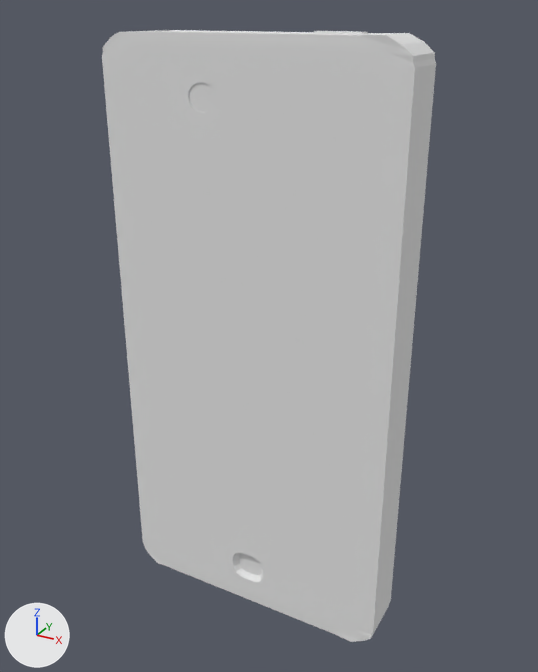
The Blender file phone.blend: old version first, new version second.
Both versions are drawn from a camera (50 mm lens) standing at (3.01, -4.42, 3.81) and looking at (0.53, 0.08, 1.56). Lighting does not change. The marker at lower left points along +X, +Y and +Z.
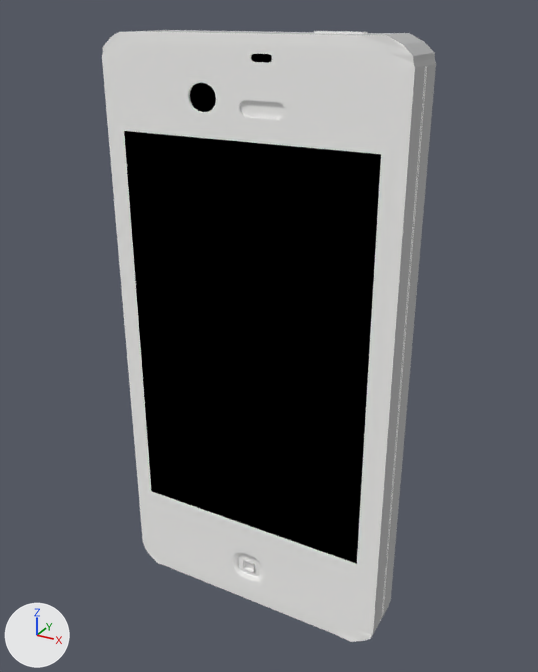
Location of each change, (x1, y1, x2, y2) in pixels of the pictures (538 x 672 px):
```json
{"object": "Cube", "change": "recoloured, reshaped", "before": [102, 30, 436, 642], "after": [102, 30, 436, 642]}
{"part": 1, "of": "me_cube", "change": "built on", "before": [189, 45, 283, 112], "after": [102, 45, 436, 147]}
{"part": 2, "of": "me_cube", "change": "built on", "before": [227, 543, 266, 589], "after": [227, 543, 266, 589]}
{"part": 3, "of": "me_cube", "change": "recoloured", "before": [124, 131, 381, 564], "after": [124, 131, 381, 564], "on screen": "grey to black"}
{"part": 4, "of": "me_cube", "change": "recoloured", "before": [129, 30, 436, 638], "after": [129, 30, 436, 638]}
```

The change, as JSON lines over the scene's bpy script:
```json
{"op": "set", "path": "mat_material.base_color", "old": "(0.8, 0.8, 0.8)", "new": "(1.0, 0.995, 0.981)", "note": "white #e7e7e7 -> white #fffefd"}
{"op": "add", "block": "mat_silver", "code": ["mat_silver = diffuse_material('Silver')", "mat_silver.base_color = (0.507, 0.507, 0.507)  # grey #bdbdbd"]}
{"op": "add", "block": "mat_black", "code": ["mat_black = diffuse_material('bLACK')", "mat_black.base_color = (0.0, 0.0, 0.0)  # black #000000"]}
{"block": "me_cube", "where": "# used by ob_cube; location = (0.0, 0.0, 0.0); scale = (0.625, 0.193, 0.823)"}
{"op": "remove", "block": "me_cube", "code": "me_cube.from_pydata(...)  # 3634 vertices, 3600 faces; spans x -1.0..2.56, y -1.01..1.01, z -0.96..4.48"}
{"op": "add", "block": "me_cube", "code": "me_cube.from_pydata(...)  # 4043 vertices, 4004 faces; spans x -1.0..2.56, y -1.01..1.01, z -0.96..4.48"}
{"block": "me_cube", "change": "me_cube part 1: 8 vertices moved from x 0.21..0.38, y -0.97, z 3.94..4.05 to x 0.12..0.47, y -0.97, z 3.88..4.11; 11 vertices removed from x 0.22..1.16, y -1.0..-0.97, z 3.94..4.33; 316 vertices added at x -0.99..2.55, y -1.0..1.0, z 3.68..4.33"}
{"block": "me_cube", "change": "me_cube part 2: 20 vertices moved from x 0.53..1.01, y -1.01..-0.77, z -0.7..-0.38 to x 0.53..1.01, y -0.99..-0.92, z -0.7..-0.38; 13 vertices removed from x 0.59..0.94, y -0.77, z -0.65..-0.42; 117 vertices added at x 0.59..0.95, y -0.95..-0.81, z -0.66..-0.42"}
{"block": "me_cube", "change": "me_cube part 3: 132 faces spanning x -0.77..2.29, y -1.0, z -0.01..3.68 switch from mat_material (white #e7e7e7) to mat_black (black #000000)"}
{"block": "me_cube", "change": "me_cube part 4: 1168 faces spanning x -1.0..2.56, y -1.01..1.01, z -0.96..4.48 switch from mat_material (white #e7e7e7) to mat_silver (grey #bdbdbd)"}
```
